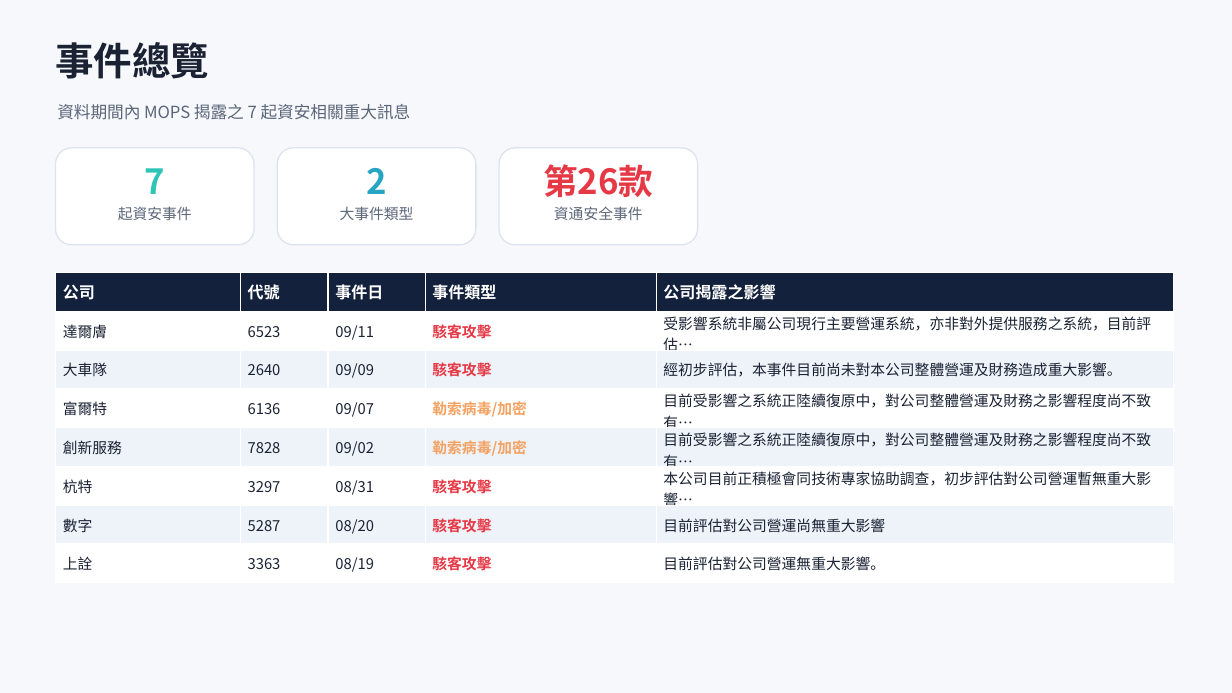
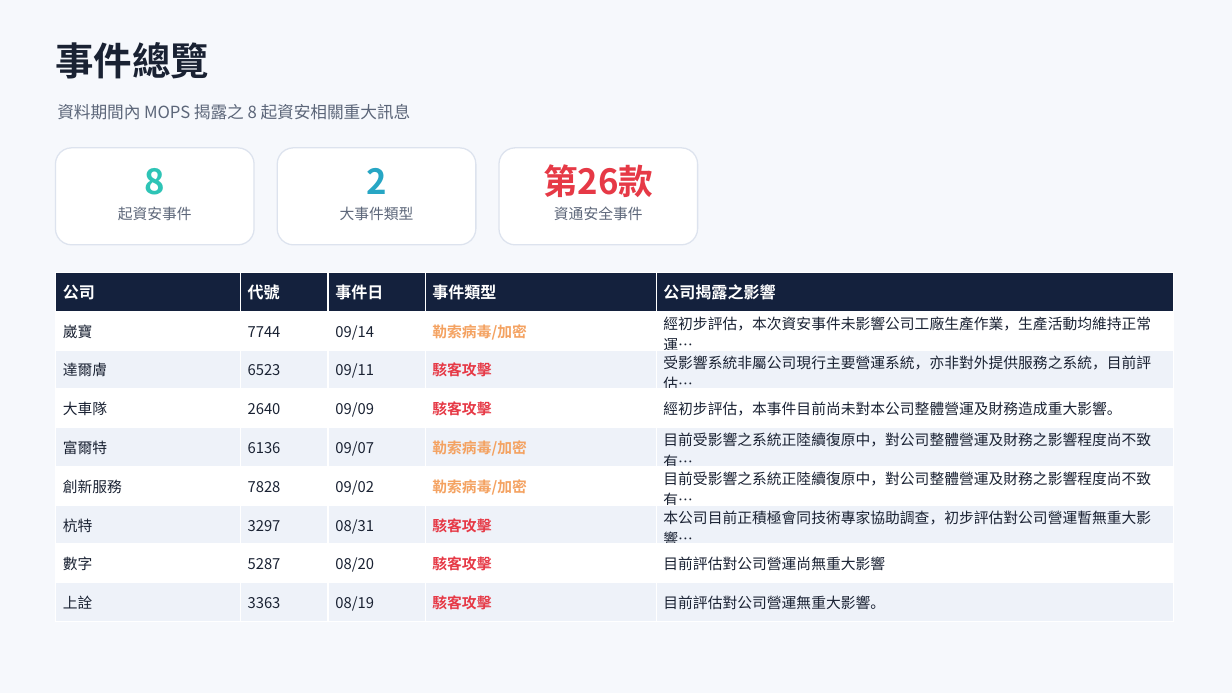
Before and after one commit to Johnnylin77/mops-isec-monitor, a slide deck: slide 2 of 資安事件因應分析.pptx. Drawn at 1232x693 pixels with LibreOffice and Linux fonts; fonts in the diff are those of the drawing. Boxes give left, top, right and bottom in pixels: in the first picture for what was removed or moved away, otherwise in the second. Text is boxed around its words. In the diff, an @@ line names an element or a change of style, - is before the commit and + after.

Commit message:
MOPS report: 2026-09-15

```diff
--- a/資安事件因應分析.pptx
+++ b/資安事件因應分析.pptx
@@ text at box(57, 104, 411, 120): text changed @@
-資料期間內 MOPS 揭露之 7 起資安相關重大訊息
+資料期間內 MOPS 揭露之 8 起資安相關重大訊息
@@ text at box(145, 168, 165, 195): text changed @@
-7
+8
@@ table at box(55, 273, 1174, 622) @@
+row 2: 崴寶 | 7744 | 09/14 | 勒索病毒/加密 | 經初步評估，本次資安事件未影響公司工廠生產作業，生產活動均維持正常運…
```
Also in this commit, not shown: 5 other slides changed, 2 other files.
